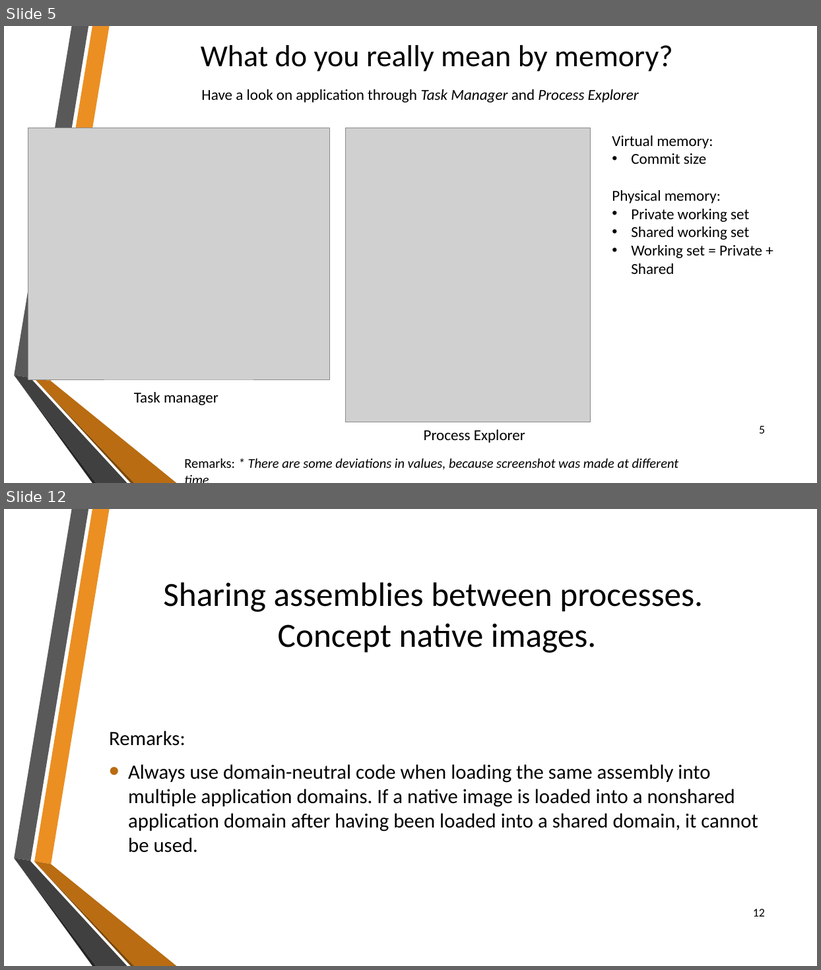
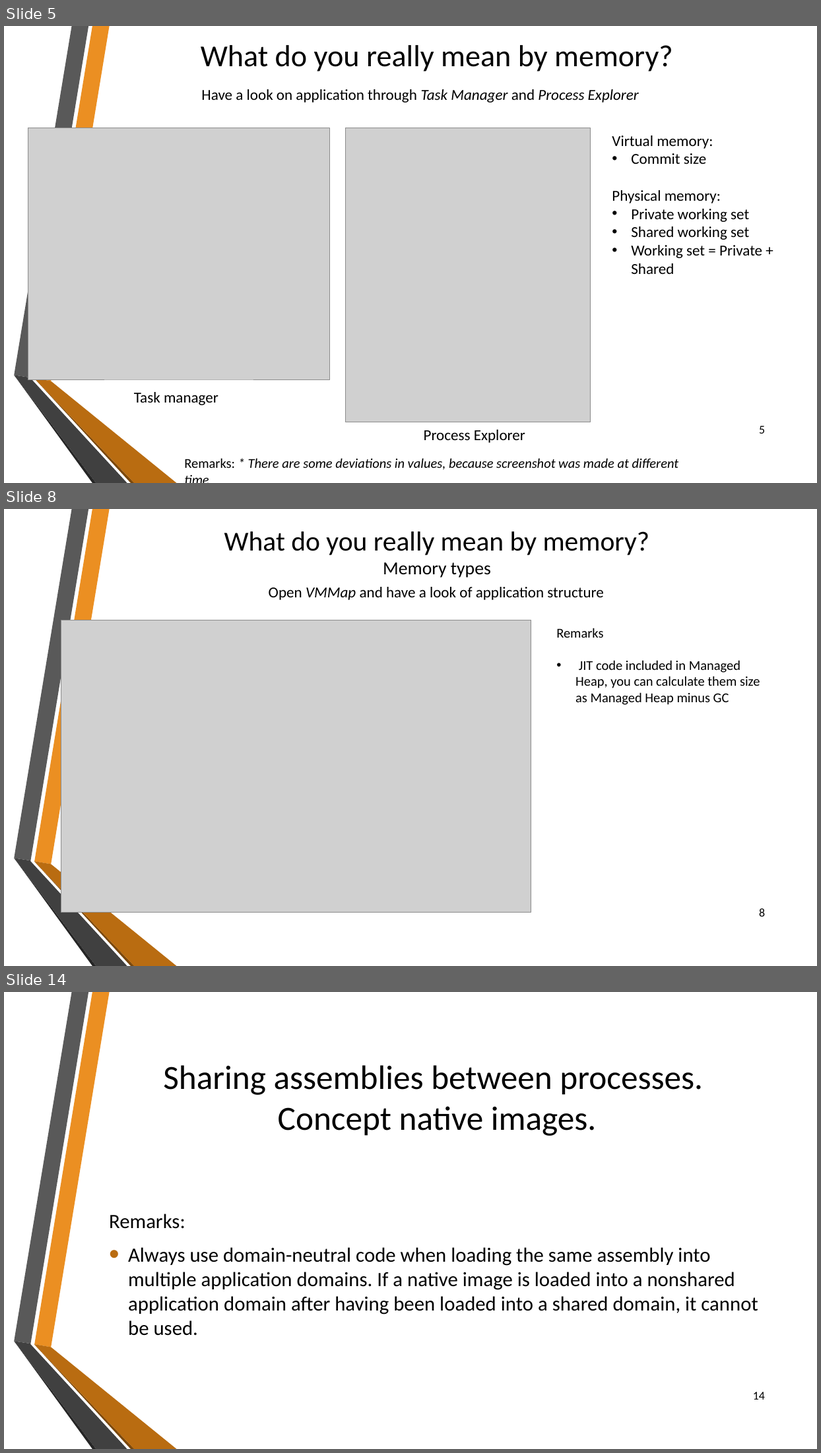
Before and after one commit to sflusov/IISSharingAssemblies, a slide deck: presentation/Sharing common assemblies.pptx. Shown one above the other, each under a label of ours: slides 5 and 12 before the commit, slides 5, 8 and 14 after it; the slides between them are not shown. The pictures are 821x970 and 821x1453 pixels, drawn with LibreOffice and Linux fonts; fonts in the diff are those of the drawing; grey boxes stand for pictures; background and template pictures are left out. Boxes give left, top, right and bottom in pixels: in the first picture for what was removed or moved away, otherwise in the second. Text is boxed around its words. In the diff, an @@ line names an element or a change of style, - is before the commit and + after.

Commit message:
Presentation add slides with memory types

```diff
--- a/presentation/Sharing common assemblies.pptx
+++ b/presentation/Sharing common assemblies.pptx
@@ slide 8 added at [4, 509, 817, 966], background picture (left out); not listed: 6 template elements that a slide beside it also shows @@
@@ title added at [224, 531, 650, 578], 32.4 pt, text #000000 @@
+What do you really mean by memory?
+Memory types
@@ text added at [269, 587, 603, 600], 18 pt, text #000000 @@
+Open VMMap and have a look of application structure
@@ picture added at [61, 620, 531, 913] @@
@@ text added at [556, 628, 760, 705], 16 pt, text #000000 @@
+Remarks
+• JIT code included in Managed Heap, you can calculate them size as Managed Heap minus GC
@@ page number added at [759, 908, 765, 917], 14 pt, text #000000 @@
+8
@@ what was slide 12 is now slide 14 @@
@@ page number at [753, 1392, 765, 1400]: text changed @@
-12
+14
```
Also in this commit, not shown: 5 slides changed, 2 other slides added, 1 slide removed.
